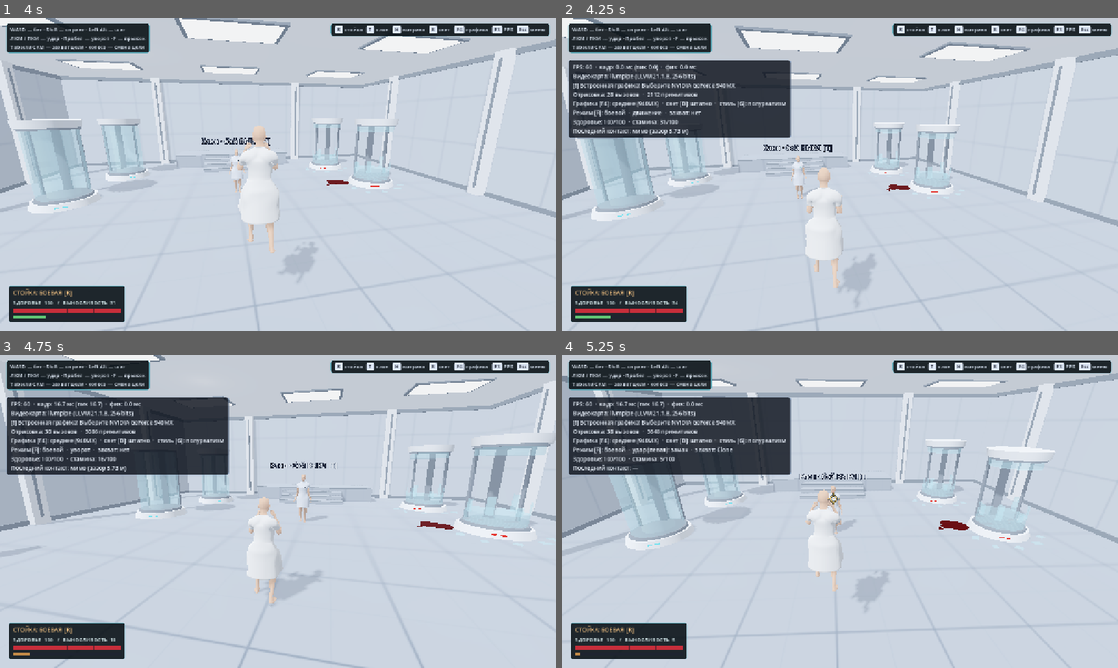
Above: before the commit, frames 1-4 (two rows, left to right).
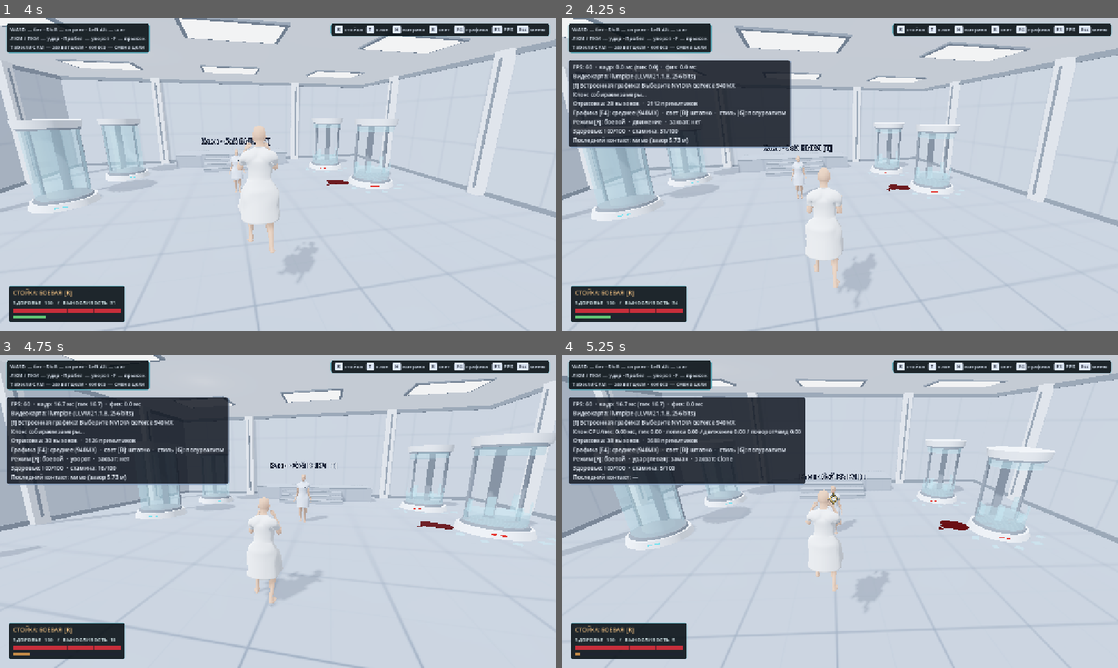
Above: after the commit, the same moments.

Repository: IAmStarhead/Project-Gene
Game: Godot game, scene res://scenes/main.tscn
The game is run twice, just before and just after one commit, with the same random seed, the same clock (stepped at 60 frames per second) and the same inputs.
Inputs (mouse positions are in pixels of both pictures, inside the frame that each line leads up to):
- Up to frame 1 (4 s): tap Enter at 0.5 s; move the mouse to (305, 174) at 0.52 s; press the mouse at (305, 174) at 0.53 s; hold W (move_forward) from 0.53 s (still down); tap F (jump) at 0.77, 1.07, 1.52, 1.55, 1.82, 3.02, 3.32, 3.77, 3.8 s; tap Shift (run) at 0.8, 1.35, 3.05 s; move the mouse to (250, 174) at 1.27 s; release the mouse at (250, 174) at 1.28 s; click (250, 174) at 1.42 s; move the mouse to (289, 168) at 2.02 s; hold F (jump) 2.03-2.78 s; click (289, 168) at 2.3 s; move the mouse to (272, 180) at 2.77 s; click (272, 180) at 2.85 s; move the mouse to (316, 177) at 3.52 s; hold Right mouse button (attack_secondary) from 3.53 s (still down); click (316, 177) at 3.67 s
- Up to frame 2 (4.25 s): keep holding W (move_forward); keep holding Right mouse button (attack_secondary); tap F (jump) at 4.07 s; tap F3 (toggle_debug_details) at 4.15 s
- Up to frame 3 (4.75 s): keep holding W (move_forward); move the mouse to (233, 508) at 4.27 s; release Right mouse button (attack_secondary) at 4.28 s; tap Space (dodge) at 4.35 s; tap F (jump) at 4.52 s; click (233, 508) at 4.55 s
- Up to frame 4 (5.25 s): keep holding W (move_forward); tap F (jump) at 4.82 s; move the mouse to (845, 511) at 5.02 s; hold Tab (lock_on) from 5.03 s (still down); click (845, 511) at 5.17 s

Frame 1 is identical in both runs. In frame 2, 2.6% of the frame differs, in the area x 1-42%, y 23-42%; in frame 3, 2.6%; in frame 4, 3.6%, in the area x 1-44%, y 13-42%.

Commit message:
Начать диагностику клона и макет восстановления руки
Co-authored-by: arena-agent <297053741+arena-agent@users.noreply.github.com>

Diff:
--- /dev/null
+++ b/prototype/scenes/limb_demo.tscn
@@ -0,0 +1,6 @@
+[gd_scene load_steps=2 format=3]
+
+[ext_resource type="Script" path="res://scripts/limb_demo.gd" id="1"]
+
+[node name="LimbDemo" type="Node3D"]
+script = ExtResource("1")
--- a/prototype/scripts/clone_enemy.gd
+++ b/prototype/scripts/clone_enemy.gd
@@ -37,6 +37,16 @@
 var _last_deal: float = 0.0
 var _idle_awake: float = 0.8
 
+# Включается только пока открыт F3. CPU-время функций клона, не GPU и не FPS.
+var profile_enabled := false
+var _prof_ticks := 0
+var _prof_total := 0
+var _prof_fight := 0
+var _prof_move := 0
+var _prof_anim := 0
+var _prof_peak := 0
+var profile_text := "Клон: собираем замеры…"
+
 var _step_params := PhysicsTestMotionParameters3D.new()
 var _step_result := PhysicsTestMotionResult3D.new()
 
@@ -98,6 +108,8 @@
 
 
 func _physics_process(delta: float) -> void:
+	var prof_start := Time.get_ticks_usec() if profile_enabled else 0
+	var prof_mark := prof_start
 	if not _spawn_recorded:
 		_spawn_pos = global_position
 		_spawn_recorded = true
@@ -125,6 +137,10 @@
 		Mode.ON:
 			_fight(delta)
 
+	if profile_enabled:
+		var now := Time.get_ticks_usec()
+		_prof_fight += now - prof_mark
+		prof_mark = now
 	var stepped_up := false
 	if mode == Mode.ON and _attack_time < 0.0 and on_floor:
 		stepped_up = _try_step_up(delta)
@@ -133,6 +149,10 @@
 	if stepped_up:
 		apply_floor_snap()
 
+	if profile_enabled:
+		var now := Time.get_ticks_usec()
+		_prof_move += now - prof_mark
+		prof_mark = now
 	_face(delta)
 
 	if character != null and character.has_method("update_motion"):
@@ -159,12 +179,46 @@
 				"attack_timing": Vector3(T.CLONE_WINDUP, T.CLONE_ACTIVE, T.CLONE_RECOVER),
 			})
 
+	if profile_enabled:
+		var now := Time.get_ticks_usec()
+		_prof_anim += now - prof_mark
+		prof_mark = now
 	if character != null and foley != null:
 		var phase: Variant = character.get("_phase")
 		var displacement := global_position - previous_position
 		if phase != null:
 			foley.update_motion(delta, float(phase), is_on_floor(), Vector2(displacement.x, displacement.z).length(), "attack" if _attack_time >= 0.0 else "")
 	_update_label()
+	if profile_enabled:
+		var elapsed := Time.get_ticks_usec() - prof_start
+		_prof_total += elapsed
+		_prof_peak = maxi(_prof_peak, elapsed)
+		_prof_ticks += 1
+		if _prof_ticks >= 60:
+			profile_text = "Клон CPU/тик: %.2f мс, пик %.2f · логика %.2f / движение %.2f / поворот+вид %.2f" % [
+				float(_prof_total) / _prof_ticks / 1000.0, _prof_peak / 1000.0,
+				float(_prof_fight) / _prof_ticks / 1000.0, float(_prof_move) / _prof_ticks / 1000.0,
+				float(_prof_anim) / _prof_ticks / 1000.0]
+			_prof_ticks = 0
+			_prof_total = 0
+			_prof_fight = 0
+			_prof_move = 0
+			_prof_anim = 0
+			_prof_peak = 0
+
+
+
+func set_profiling(enabled: bool) -> void:
+	if profile_enabled == enabled:
+		return
+	profile_enabled = enabled
+	_prof_ticks = 0
+	_prof_total = 0
+	_prof_fight = 0
+	_prof_move = 0
+	_prof_anim = 0
+	_prof_peak = 0
+	profile_text = "Клон: собираем замеры…"
 
 
 func _try_step_up(delta: float) -> bool:
--- /dev/null
+++ b/prototype/scripts/limb_demo.gd
@@ -0,0 +1,216 @@
+## Изолированный макет: заранее подготовленная культя и этапы отрастания.
+## Только манекен; с реальной героиней и боевой системой пока не связан.
+extends Node3D
+
+enum State { INTACT, GROWING, BLOCKED }
+const GROW_SECONDS := 8.0 # Ускорено для демонстрации, не игровой баланс.
+const FULL_MAX_HEALTH := 100.0
+const LOST_ARM_MAX_HEALTH := 85.0
+
+var state := State.INTACT
+var progress := 0.0
+var max_health := FULL_MAX_HEALTH
+var health := FULL_MAX_HEALTH
+var intact_forearm: Node3D
+var stump: Node3D
+var growth_stages: Array[Node3D] = []
+var debris: RigidBody3D
+var status: Label
+var skin_mat: StandardMaterial3D
+var wound_mat: StandardMaterial3D
+
+
+func _ready() -> void:
+	Input.mouse_mode = Input.MOUSE_MODE_VISIBLE
+	skin_mat = _material(Color(0.76, 0.58, 0.51))
+	wound_mat = _material(Color(0.42, 0.12, 0.13))
+	_build_world()
+	_build_manikin()
+	_build_ui()
+	_update_visuals()
+
+
+func _material(color: Color) -> StandardMaterial3D:
+	var mat := StandardMaterial3D.new()
+	mat.albedo_color = color
+	mat.roughness = 0.9
+	return mat
+
+
+func _box(parent: Node3D, size: Vector3, pos: Vector3, mat: Material) -> MeshInstance3D:
+	var node := MeshInstance3D.new()
+	var mesh := BoxMesh.new()
+	mesh.size = size
+	node.mesh = mesh
+	node.position = pos
+	node.material_override = mat
+	parent.add_child(node)
+	return node
+
+
+func _build_world() -> void:
+	var environment := WorldEnvironment.new()
+	var env := Environment.new()
+	env.background_mode = Environment.BG_COLOR
+	env.background_color = Color(.12, .16, .20)
+	env.ambient_light_source = Environment.AMBIENT_SOURCE_COLOR
+	env.ambient_light_color = Color(.83, .88, .94)
+	env.ambient_light_energy = 0.75
+	environment.environment = env
+	add_child(environment)
+	var light := DirectionalLight3D.new()
+	light.rotation_degrees = Vector3(-48, -25, 0)
+	add_child(light)
+	var floor_body := StaticBody3D.new()
+	add_child(floor_body)
+	_box(floor_body, Vector3(5, .08, 5), Vector3(0, -.06, 0), _material(Color(.28, .32, .35)))
+	var floor_collision := CollisionShape3D.new()
+	var floor_shape := BoxShape3D.new()
+	floor_shape.size = Vector3(5, .08, 5)
+	floor_collision.shape = floor_shape
+	floor_collision.position = Vector3(0, -.06, 0)
+	floor_body.add_child(floor_collision)
+	var camera := Camera3D.new()
+	camera.position = Vector3(2.4, .85, 4.7)
+	camera.current = true
+	camera.fov = 32
+	add_child(camera)
+	camera.look_at(Vector3(0, 1.05, 0), Vector3.UP)
+
+
+func _build_manikin() -> void:
+	var shirt := _material(Color(.76, .82, .85))
+	_box(self, Vector3(.55, .65, .26), Vector3(0, 1.22, 0), shirt)
+	_box(self, Vector3(.27, .31, .24), Vector3(0, 1.72, 0), skin_mat)
+	_box(self, Vector3(.20, .75, .21), Vector3(-.14, .43, 0), skin_mat)
+	_box(self, Vector3(.20, .75, .21), Vector3(.14, .43, 0), skin_mat)
+	_box(self, Vector3(.17, .54, .18), Vector3(-.38, 1.21, 0), skin_mat)
+	_box(self, Vector3(.17, .54, .18), Vector3(.38, 1.21, 0), skin_mat)
+	_box(self, Vector3(.15, .47, .16), Vector3(-.38, .71, 0), skin_mat)
+	# Обычное предплечье и закрывающая срез культя существуют заранее.
+	intact_forearm = Node3D.new()
+	intact_forearm.name = "IntactForearm"
+	add_child(intact_forearm)
+	_box(intact_forearm, Vector3(.15, .47, .16), Vector3(.38, .71, 0), skin_mat)
+	_box(intact_forearm, Vector3(.15, .16, .12), Vector3(.38, .42, 0), skin_mat)
+	stump = Node3D.new()
+	stump.name = "PreparedStumpHiddenInsideArm"
+	add_child(stump)
+	_box(stump, Vector3(.155, .022, .165), Vector3(.38, .935, 0), wound_mat)
+	# Условные предварительно подготовленные стадии; не анатомическая модель.
+	for height in [.12, .28]:
+		var stage := Node3D.new()
+		stage.name = "PreparedGrowthStage%d" % (growth_stages.size() + 1)
+		add_child(stage)
+		_box(stage, Vector3(.13, height, .14), Vector3(.38, .94 - height / 2, 0), skin_mat)
+		_box(stage, Vector3(.135, .015, .145), Vector3(.38, .94 - height, 0), wound_mat)
+		growth_stages.append(stage)
+
+
+func _build_ui() -> void:
+	var layer := CanvasLayer.new()
+	add_child(layer)
+	var panel := PanelContainer.new()
+	panel.position = Vector2(16, 16)
+	layer.add_child(panel)
+	var col := VBoxContainer.new()
+	panel.add_child(col)
+	var title := Label.new()
+	title.text = "МАКЕТ / ПРЕДПЛЕЧЬЕ\nУсловная модель, не героиня"
+	col.add_child(title)
+	status = Label.new()
+	col.add_child(status)
+	_button(col, "Обычное лезвие — отсечь", _ordinary)
+	_button(col, "Особый материал — отсечь", _special)
+	_button(col, "Станция — восстановить", restore_at_station)
+	_button(col, "Сбросить макет", reset_demo)
+
+
+func _button(parent: Node, caption: String, callback: Callable) -> void:
+	var button := Button.new()
+	button.text = caption
+	button.pressed.connect(callback)
+	parent.add_child(button)
+
+
+func _ordinary() -> void:
+	sever(false)
+
+
+func _special() -> void:
+	sever(true)
+
+
+func sever(blocked: bool) -> void:
+	if state != State.INTACT:
+		return
+	state = State.BLOCKED if blocked else State.GROWING
+	progress = 0.0
+	max_health = LOST_ARM_MAX_HEALTH
+	health = minf(health, max_health)
+	_spawn_detached()
+	_update_visuals()
+
+
+func _spawn_detached() -> void:
+	_clear_debris()
+	debris = RigidBody3D.new()
+	debris.name = "DetachedForearm"
+	debris.position = Vector3(.38, .71, 0)
+	_box(debris, Vector3(.15, .47, .16), Vector3.ZERO, skin_mat)
+	_box(debris, Vector3(.15, .16, .12), Vector3(0, -.29, 0), skin_mat)
+	var collision := CollisionShape3D.new()
+	var shape := BoxShape3D.new()
+	shape.size = Vector3(.15, .50, .16)
+	collision.shape = shape
+	debris.add_child(collision)
+	add_child(debris)
+	# Минимальная демонстрационная площадка столкновений.
+	debris.linear_velocity = Vector3(.5, .2, 0)
+
+
+func _clear_debris() -> void:
+	if is_instance_valid(debris):
+		debris.queue_free()
+	debris = null
+
+
+func _physics_process(delta: float) -> void:
+	_advance_regrowth(delta)
+
+
+func _advance_regrowth(delta: float) -> void:
+	if state != State.GROWING:
+		return
+	progress = minf(GROW_SECONDS, progress + maxf(0.0, delta))
+	if progress >= GROW_SECONDS:
+		state = State.INTACT
+		max_health = FULL_MAX_HEALTH
+	_update_visuals()
+
+
+func restore_at_station() -> void:
+	state = State.INTACT
+	progress = 0.0
+	max_health = FULL_MAX_HEALTH
+	health = FULL_MAX_HEALTH
+	_clear_debris()
+	_update_visuals()
+
+
+func reset_demo() -> void:
+	restore_at_station()
+
+
+func _update_visuals() -> void:
+	intact_forearm.visible = state == State.INTACT
+	stump.visible = state != State.INTACT and (state != State.GROWING or progress < GROW_SECONDS / 3.0)
+	for stage in growth_stages:
+		stage.visible = false
+	if state == State.GROWING:
+		if progress >= GROW_SECONDS * 2.0 / 3.0:
+			growth_stages[1].visible = true
+		elif progress >= GROW_SECONDS / 3.0:
+			growth_stages[0].visible = true
+	var state_name := "цела" if state == State.INTACT else "заблокировано" if state == State.BLOCKED else "растёт: %.0f%%" % (progress / GROW_SECONDS * 100.0)
+	status.text = "Рука: %s\nЗдоровье: %.0f / %.0f" % [state_name, health, max_health]
--- a/prototype/scripts/player.gd
+++ b/prototype/scripts/player.gd
@@ -139,6 +139,7 @@
 			)
 	elif event.is_action_pressed("toggle_debug_details"):
 		show_details = not show_details
+		_set_clone_profiling(show_details)
 		if label != null:
 			label.visible = show_details
 		if show_details:
@@ -192,6 +193,12 @@
 		return Vector3.ZERO
 	var basis_yaw := Basis(Vector3.UP, yaw)
 	return (basis_yaw * Vector3(input.x, 0.0, input.y)).normalized()
+
+
+func _set_clone_profiling(enabled: bool) -> void:
+	var clone := get_tree().get_first_node_in_group("clone")
+	if is_instance_valid(clone):
+		clone.set_profiling(enabled)
 
 
 func _process(delta: float) -> void:
@@ -688,6 +695,9 @@
 	])
 	if _gpu_is_integrated:
 		lines.append("[!] Встроенная графика! Выберите NVIDIA GeForce 940MX")
+	var clone := get_tree().get_first_node_in_group("clone")
+	if is_instance_valid(clone):
+		lines.append(str(clone.profile_text))
 	lines.append("Отрисовка: %d вызовов  ·  %d примитивов" % [draws, prims])
 	lines.append("Графика [F4]: %s  ·  свет [B]: %s  ·  стиль [G]: %s" % [q_name, b_name, style_name])
 	lines.append("Режим [R]: %s  ·  %s  ·  захват: %s" % [stance_name(), state_text, lock_name])
--- /dev/null
+++ b/prototype/tests/profile_clone.gd
@@ -0,0 +1,39 @@
+## Actual scene/AI CPU diagnostic. Not a GPU, playtest, or target-hardware benchmark.
+## godot --headless --fixed-fps 60 --path prototype --script res://tests/profile_clone.gd
+extends SceneTree
+
+func _initialize() -> void:
+	call_deferred("_run")
+
+func _run() -> void:
+	var scene = load("res://scenes/main.tscn").instantiate()
+	root.add_child(scene)
+	current_scene = scene
+	await physics_frame
+	var p = scene.player
+	var c = scene.clone
+	# Isolate clone costs but retain actual AI, physics and character updates.
+	p.set_physics_process(false)
+	p.set_process(false)
+	p._invulnerable = true
+	c.set_profiling(true)
+	for i in 180:
+		await physics_frame
+	print("CLONE passive: ", c.profile_text)
+	c.global_position = p.global_position + Vector3(0, 0, -1.0)
+	c.cycle_mode()
+	var attack_ticks := 0
+	for i in 360:
+		await physics_frame
+		if c._attack_time >= 0.0:
+			attack_ticks += 1
+	print("CLONE active close: ", c.profile_text, " attack_ticks=", attack_ticks)
+	if attack_ticks == 0:
+		printerr("FAIL: clone never attacked")
+		quit(1)
+		return
+	scene.queue_free()
+	await process_frame
+	OS.delay_msec(100)
+	await process_frame
+	quit()
--- /dev/null
+++ b/prototype/tests/test_limb_demo.gd
@@ -0,0 +1,46 @@
+extends SceneTree
+
+var checks := 0
+var failures := 0
+
+func _initialize() -> void:
+	call_deferred("_run")
+
+func check(ok: bool, message: String) -> void:
+	checks += 1
+	if not ok:
+		failures += 1
+		printerr("FAIL: ", message)
+
+func _run() -> void:
+	var demo = load("res://scenes/limb_demo.tscn").instantiate()
+	root.add_child(demo)
+	current_scene = demo
+	demo.set_physics_process(false)
+	check(demo.intact_forearm.visible and not demo.stump.visible, "intact arm hides prepared stump")
+	check(not demo.growth_stages[0].visible and not demo.growth_stages[1].visible, "growth pieces hidden while intact")
+	demo.sever(false)
+	check(not demo.intact_forearm.visible and demo.stump.visible and is_instance_valid(demo.debris), "sever reveals stump and spawns detached piece")
+	check(is_equal_approx(demo.max_health, 85.0) and is_equal_approx(demo.health, 85.0), "max health falls")
+	for i in 120:
+		await physics_frame
+	check(is_instance_valid(demo.debris) and demo.debris.global_position.y > 0.0, "detached piece lands on floor")
+	demo._advance_regrowth(demo.GROW_SECONDS / 2.0)
+	check(demo.growth_stages[0].visible and not demo.growth_stages[1].visible and not demo.stump.visible, "first growth stage replaces stump cap with its prepared tip")
+	demo._advance_regrowth(demo.GROW_SECONDS / 4.0)
+	check(not demo.growth_stages[0].visible and demo.growth_stages[1].visible, "second growth stage")
+	demo._advance_regrowth(demo.GROW_SECONDS)
+	check(demo.state == demo.State.INTACT and demo.intact_forearm.visible and not demo.stump.visible, "normal wound regrows")
+	check(is_equal_approx(demo.max_health, 100.0), "regrowth restores max")
+	demo.sever(true)
+	check(demo.state == demo.State.BLOCKED and demo.stump.visible, "special blade blocks regrowth")
+	demo._advance_regrowth(100.0)
+	demo.sever(false)
+	check(demo.state == demo.State.BLOCKED and demo.progress == 0.0, "ordinary cut cannot unblock old injury")
+	demo.restore_at_station()
+	check(demo.state == demo.State.INTACT and demo.intact_forearm.visible and not demo.stump.visible, "station restores blocked limb")
+	check(is_equal_approx(demo.max_health, 100.0) and is_equal_approx(demo.health, 100.0) and demo.debris == null, "station restores health and removes debris")
+	demo.queue_free()
+	await process_frame
+	print("Limb demo suite: %d checks, %d failures" % [checks, failures])
+	quit(1 if failures else 0)
--- a/prototype/tests/test_presentation.gd
+++ b/prototype/tests/test_presentation.gd
@@ -63,6 +63,17 @@
 	scene._on_menu_action("camera")
 	scene.menu.close()
 	check(not paused and not scene.menu.visible, "menu resumes")
+
+	player.show_details = true
+	player._set_clone_profiling(true)
+	for i in 70:
+		await physics_frame
+	check(clone.profile_enabled and str(clone.profile_text).contains("Клон CPU/тик:"), "F3 collects clone timing window")
+	player.show_details = false
+	player._set_clone_profiling(false)
+	await process_frame
+	await physics_frame
+	check(not clone.profile_enabled, "clone profiling stops with F3")
 
 	player.velocity = Vector3(T.RUN_SPEED, 0, 0)
 	rig._process(1.0)
Not shown, added: prototype/scripts/limb_demo.gd.uid
Not shown, added: prototype/tests/profile_clone.gd.uid
Not shown, added: prototype/tests/test_limb_demo.gd.uid
Not shown, added: reports/45-клон-и-макет-конечности.md
